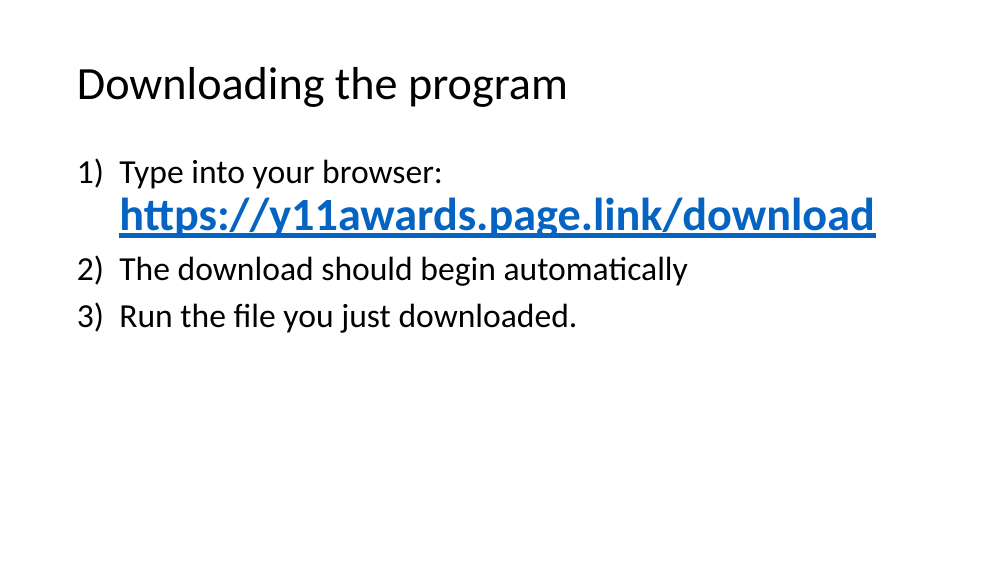
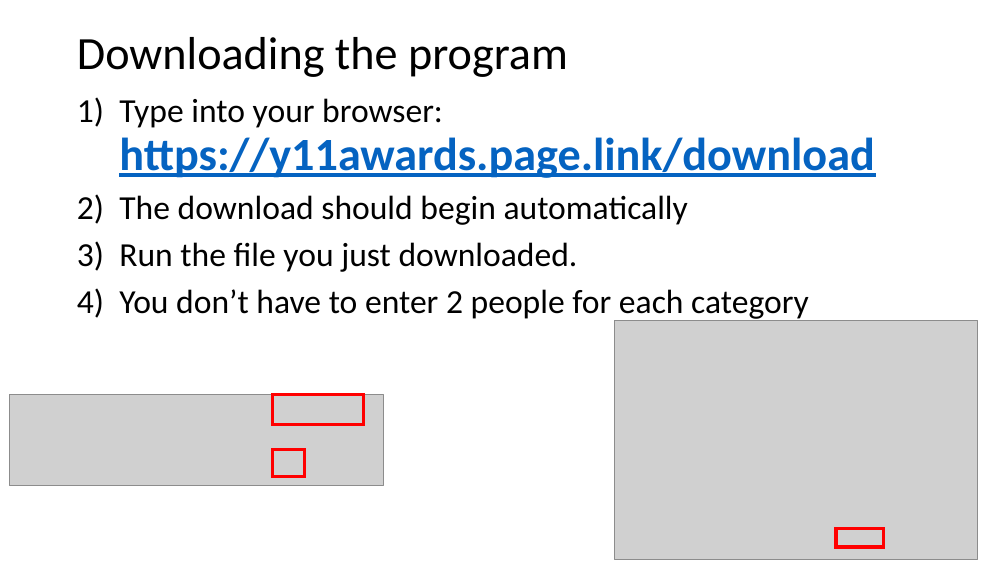
Before and after one commit to TheGrandCoding/awardsserver, a slide deck: slide 7 of TestPPT.pptx. Drawn at 1008x567 pixels with LibreOffice and Linux fonts; fonts in the diff are those of the drawing; grey boxes stand for pictures. Boxes give left, top, right and bottom in pixels: in the first picture for what was removed or moved away, otherwise in the second. Text is boxed around its words. In the diff, an @@ line names an element or a change of style, - is before the commit and + after.

```diff
--- a/TestPPT.pptx
+++ b/TestPPT.pptx
@@ title "Downloading the program": place and size @@
-title "Downloading the program" at <box>77,67,568,107</box>
+title "Downloading the program" at <box>77,37,568,77</box>
@@ text "Type into your browser: https://y11awards.page.link/download": place and size @@
-text "Type into your browser: https://y11awards.page.link/download" at <box>119,159,874,333</box>
+text "Type into your browser: https://y11awards.page.link/download" at <box>119,98,874,321</box>
@@ text at <box>119,289,809,321</box>: paragraph added @@
+4) You don’t have to enter 2 people for each category
@@ picture added at <box>615,321,979,560</box> @@
@@ picture added at <box>9,394,383,485</box> @@
@@ rectangle added at <box>272,394,364,425</box>, outline #FF0000 3 pt @@
@@ rectangle added at <box>272,450,305,476</box>, outline #FF0000 3 pt @@
@@ rectangle added at <box>836,529,884,547</box>, outline #FF0000 3 pt @@
```
Also in this commit, not shown: 1 other slide changed, 1 other file.
